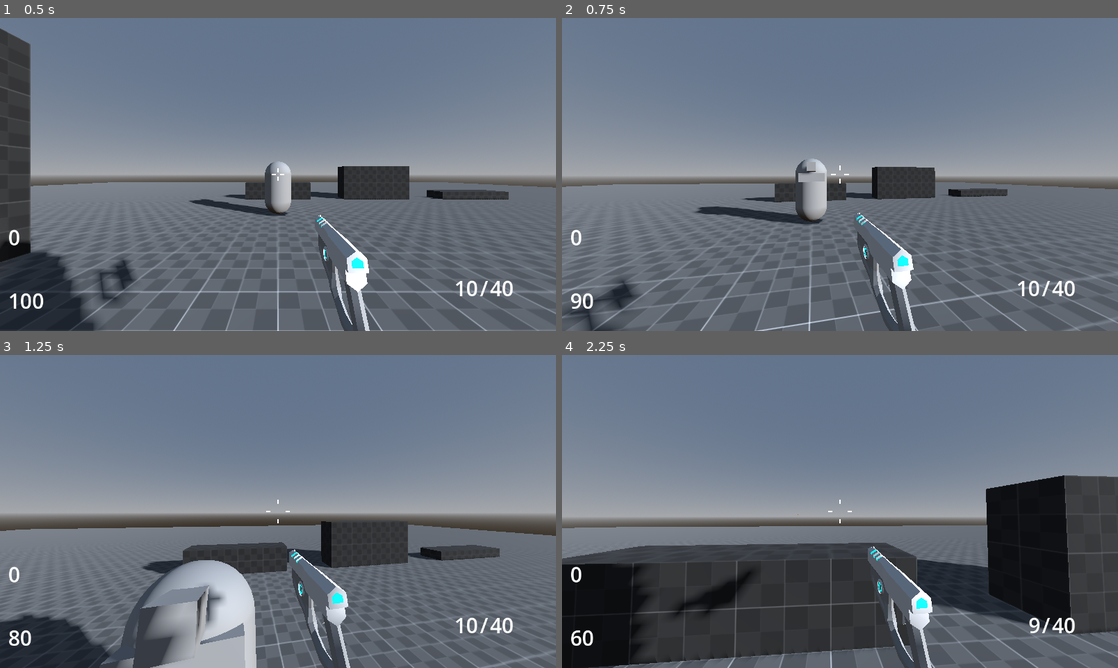
Above: before the commit, frames 1-4 (two rows, left to right).
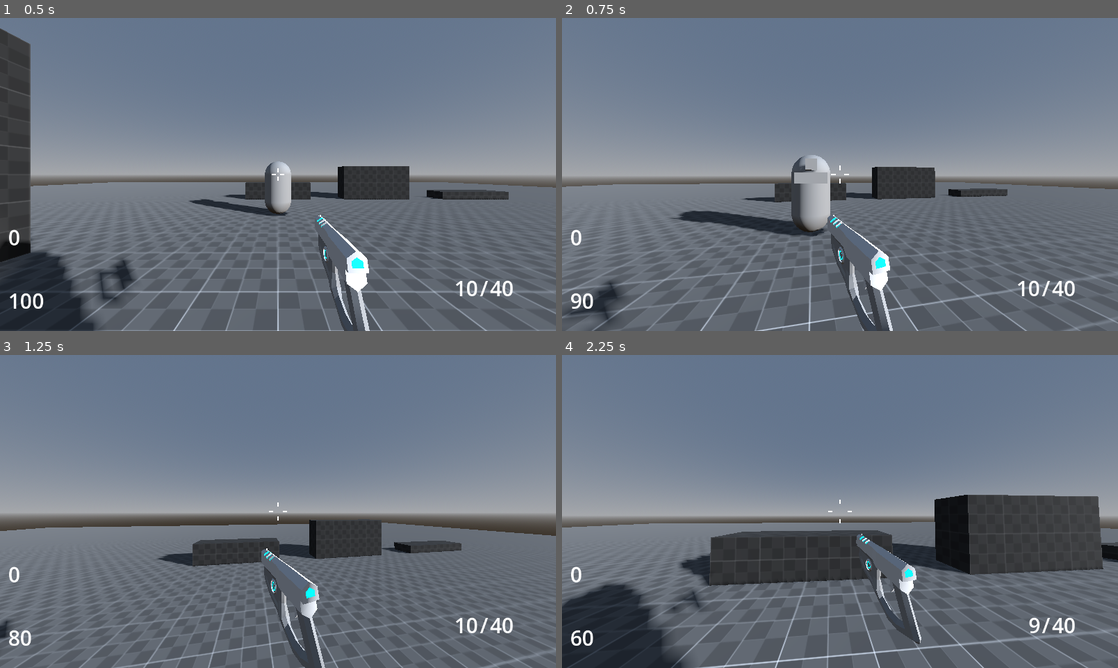
Above: after the commit, the same moments.

Repository: DiscoDragon69/2025s2-fps-Meltedvulture
Game: Godot game, scene res://Levels/dev_level.tscn
Same seed, same stepped clock (60 frames per second), same inputs: the game is played once before the commit and once after it.
Inputs (mouse positions are in pixels of both pictures, inside the frame that each line leads up to):
- Up to frame 1 (0.5 s): no input
- Up to frame 2 (0.75 s): move the mouse to (867, 174) at 0.52 s; hold W (forward) from 0.53 s (still down); hold Ctrl (crouch) from 0.53 s (still down)
- Up to frame 3 (1.25 s): keep holding W (forward); keep holding Ctrl (crouch); tap Space (jump) at 0.77 s
- Up to frame 4 (2.25 s): keep holding W (forward); move the mouse to (812, 511) at 1.27 s; release Ctrl (crouch) at 1.28 s; click (812, 511) at 1.35 s; tap Space (jump) at 1.52 s; move the mouse to (851, 505) at 2.02 s; hold Shift (sprint) from 2.03 s (still down)

Frame 1 is identical in both runs. In frame 2, 4.7% of the frame differs, in the area x 3-64%, y 43-100%; in frame 3, 16%; in frame 4, 34%, in the area x 0-100%, y 38-100%.

Commit message:
Enemy Adjust and FOV scaling

Diff:
--- a/Levels/dev_level.tscn
+++ b/Levels/dev_level.tscn
@@ -208,9 +208,6 @@
 transform = Transform3D(1, 0, 0, 0, 1, 0, 0, 0, 1, -1, 1, 12)
 
 [node name="Player" parent="." instance=ExtResource("5_jy68c")]
-JUMP_VELOCITY = 4.5
-TILT_LOWER_LIMIT = -1.5708
-TILT_UPPER_LIMIT = 1.5708
 
 [node name="Shooting Enemy" parent="." instance=ExtResource("6_sh7u0")]
 transform = Transform3D(1, 0, 0, 0, 1, 0, 0, 0, 1, 0, 1, -6)
--- a/Scripts/basic Enemy.gd
+++ b/Scripts/basic Enemy.gd
@@ -5,7 +5,7 @@
 @onready var attackTimer = $"Attack Timer"
 
 var pointDrop = preload("res://Scenes/Point Pickup.tscn")
-var speed = 3.0
+var speed = 5.0
 var health = 100
 var rng = RandomNumberGenerator.new()
 
@@ -54,7 +54,7 @@
 
 func _on_vision_timer_timeout() -> void:
 	var origin = position
-	var endpoint = Global.player.global_position + Vector3(0, 1, 0)
+	var endpoint = Global.player.global_position + Vector3(0, 0.75, 0)
 	var spaceState = get_world_3d().direct_space_state
 	var query = PhysicsRayQueryParameters3D.create(origin, endpoint)
 	var result = spaceState.intersect_ray(query)
--- a/Scripts/shooting Enemy.gd
+++ b/Scripts/shooting Enemy.gd
@@ -6,7 +6,7 @@
 
 var pointDrop = preload("res://Scenes/Point Pickup.tscn")
 var bulletScene = preload("res://Scenes/Enemy Bullet.tscn")
-var speed = 2.0
+var speed = 6.0
 var health = 150
 var rng = RandomNumberGenerator.new()
 var canShoot = true
--- a/Weapons/Blaster.tres
+++ b/Weapons/Blaster.tres
@@ -23,8 +23,8 @@
 position = Vector3(0.25, -0.4, -0.5)
 rotation = Vector3(-90, 0, 0)
 scale = Vector3(10, 10, 10)
-sway_min = Vector2(-30, -20)
-sway_max = Vector2(30, 20)
+sway_min = Vector2(-60, -30)
+sway_max = Vector2(60, 30)
 swaySpeedPosition = 0.06
 swaySpeedRotation = 0.1
 swayAmountPosition = 0.2
--- a/controllers/fps_controller.tscn
+++ b/controllers/fps_controller.tscn
@@ -154,33 +154,6 @@
 "values": [Vector3(1, 1, 1), Vector3(6.5, 1, 1), Vector3(6.5, 1, 1), Vector3(1, 1, 1)]
 }
 
-[sub_resource type="Animation" id="Animation_qii7x"]
-length = 0.4
-tracks/0/type = "value"
-tracks/0/imported = false
-tracks/0/enabled = true
-tracks/0/path = NodePath("Weapon:position")
-tracks/0/interp = 2
-tracks/0/loop_wrap = true
-tracks/0/keys = {
-"times": PackedFloat32Array(0, 0.0666667, 0.3),
-"transitions": PackedFloat32Array(1, 1, 1),
-"update": 0,
-"values": [Vector3(0.25, -0.4, -0.5), Vector3(0.25, -0.4, -0.4), Vector3(0.25, -0.4, -0.5)]
-}
-tracks/1/type = "value"
-tracks/1/imported = false
-tracks/1/enabled = true
-tracks/1/path = NodePath("Weapon:rotation")
-tracks/1/interp = 2
-tracks/1/loop_wrap = true
-tracks/1/keys = {
-"times": PackedFloat32Array(0, 0.0333334, 0.4),
-"transitions": PackedFloat32Array(1, 1, 1),
-"update": 0,
-"values": [Vector3(-1.5708, 0, 0), Vector3(-1.39626, 0, 0), Vector3(-1.5708, 0, 0)]
-}
-
 [sub_resource type="Animation" id="Animation_juqnj"]
 resource_name = "fullReload"
 length = 2.0
@@ -243,6 +216,33 @@
 "transitions": PackedFloat32Array(1, 1, 1, 1),
 "update": 0,
 "values": [Vector3(1, 1, 1), Vector3(6.5, 1, 1), Vector3(6.5, 1, 1), Vector3(1, 1, 1)]
+}
+
+[sub_resource type="Animation" id="Animation_qii7x"]
+length = 0.4
+tracks/0/type = "value"
+tracks/0/imported = false
+tracks/0/enabled = true
+tracks/0/path = NodePath("Weapon:position")
+tracks/0/interp = 2
+tracks/0/loop_wrap = true
+tracks/0/keys = {
+"times": PackedFloat32Array(0, 0.0666667, 0.3),
+"transitions": PackedFloat32Array(1, 1, 1),
+"update": 0,
+"values": [Vector3(0.25, -0.4, -0.5), Vector3(0.25, -0.4, -0.4), Vector3(0.25, -0.4, -0.5)]
+}
+tracks/1/type = "value"
+tracks/1/imported = false
+tracks/1/enabled = true
+tracks/1/path = NodePath("Weapon:rotation")
+tracks/1/interp = 2
+tracks/1/loop_wrap = true
+tracks/1/keys = {
+"times": PackedFloat32Array(0, 0.0333334, 0.4),
+"transitions": PackedFloat32Array(1, 1, 1),
+"update": 0,
+"values": [Vector3(-1.5708, 0, 0), Vector3(-1.39626, 0, 0), Vector3(-1.5708, 0, 0)]
 }
 
 [sub_resource type="AnimationLibrary" id="AnimationLibrary_itu82"]
@@ -599,7 +599,7 @@
 tracks/0/imported = false
 tracks/0/enabled = true
 tracks/0/path = NodePath("CollisionShape3D:position")
-tracks/0/interp = 2
+tracks/0/interp = 1
 tracks/0/loop_wrap = true
 tracks/0/keys = {
 "times": PackedFloat32Array(0, 1),
@@ -611,7 +611,7 @@
 tracks/1/imported = false
 tracks/1/enabled = true
 tracks/1/path = NodePath("CameraController:position")
-tracks/1/interp = 2
+tracks/1/interp = 1
 tracks/1/loop_wrap = true
 tracks/1/keys = {
 "times": PackedFloat32Array(0, 1),
@@ -709,7 +709,7 @@
 
 [node name="ShapeCast3D" type="ShapeCast3D" parent="."]
 unique_name_in_owner = true
-transform = Transform3D(1, 0, 0, 0, 1, 0, 0, 0, 1, 0, 1.05, 0)
+transform = Transform3D(1, 0, 0, 0, 1, 0, 0, 0, 1, 0, 1, 0)
 shape = SubResource("SphereShape3D_ca8e7")
 target_position = Vector3(0, 0.5, 0)
 debug_shape_custom_color = Color(0, 1, 0, 1)
@@ -874,11 +874,14 @@
 
 [node name="WalkingPlayerState" type="Node" parent="PlayerStateMachine"]
 script = ExtResource("8_jmoha")
+weaponBobSpeed = 8.0
+weaponBobH = 3.0
+weaponBobV = 3.0
 
 [node name="SprintingPlayerState" type="Node" parent="PlayerStateMachine"]
 script = ExtResource("9_bneyr")
-weaponBobH = 3.0
-weaponBobV = 2.0
+weaponBobH = 10.0
+weaponBobV = 8.0
 metadata/_custom_type_script = "uid://chrx5rfmff27h"
 
 [node name="CrouchingPlayerState" type="Node" parent="PlayerStateMachine"]
--- a/controllers/scripts/fps_controller.gd
+++ b/controllers/scripts/fps_controller.gd
@@ -9,6 +9,8 @@
 @export var ANIMATIONPLAYER : AnimationPlayer
 @export var CROUCH_SHAPECAST : Node3D
 @export var weaponController : WeaponController
+
+@onready var camera = $CameraController/Camera3D
 
 var _mouse_input : bool = false
 var _rotation_input : float
@@ -84,6 +86,11 @@
 	Global.debug.addProperty("Movement Speed",speed, 2)
 
 
+	if speed > 6:
+		camera.fov = lerp(camera.fov, 90 + (2.5 * speed), 0.1)
+	else:
+		camera.fov = lerp(camera.fov, 90.0, 0.1)
+
 	if direction:
 		velocity.x = lerp(velocity.x,direction.x * speed, acceleration)
 		velocity.z = lerp(velocity.z,direction.z * speed, acceleration)
@@ -94,6 +101,7 @@
 func updateVelocity() -> void:
 		move_and_slide()
 		Global.debug.addProperty("Player Y Velocity", velocity.y, 1)
+		Global.debug.addProperty("FOV", camera.fov, 5)
 
 func take_damage(damage):
 	Global.playerHealth -= damage
